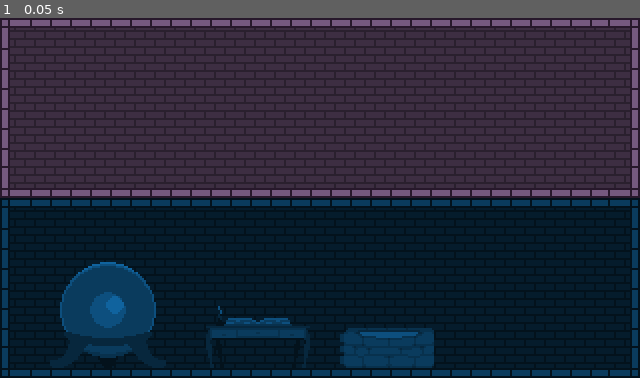
Above: before the commit, frame 1.
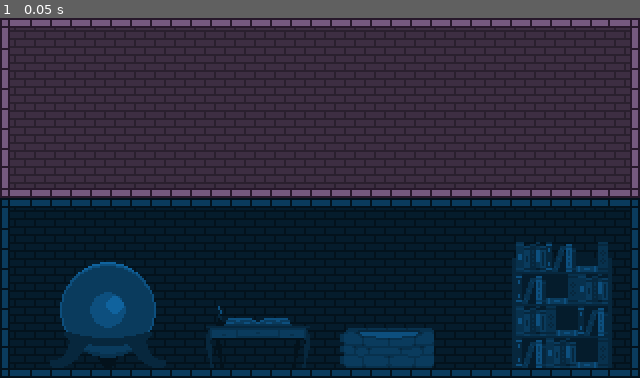
Above: after the commit, the same moment.

Repository: Rowan-Maynor/Incremental-Game
Game: Godot game, scene res://game.tscn
Two runs of this game, one before a commit and one after it. Both use one fixed random seed, a clock stepped at 60 frames per second and the inputs below.
Inputs:
- Up to frame 1 (0.05 s): no input

The runs differ from the first frame. In frame 1, 2.8% of the frame differs, in the area x 80-96%, y 62-98%.

Commit message:
Add bookshelf sprite

Diff:
--- a/incremental-game/game.tscn
+++ b/incremental-game/game.tscn
@@ -7,6 +7,7 @@
 [ext_resource type="Texture2D" uid="uid://b0pgadmedgmii" path="res://assets/floor_2/brick_pattern_purple.png" id="4_fc0e3"]
 [ext_resource type="Texture2D" uid="uid://b7ku2se6f0iwg" path="res://assets/floor_1/mana_well.png" id="4_ryrav"]
 [ext_resource type="Texture2D" uid="uid://w685ulsavk8q" path="res://assets/floor_1/tome.png" id="5_eow3j"]
+[ext_resource type="Texture2D" uid="uid://b20hdxije0gwu" path="res://assets/floor_1/book_shelf.png" id="6_j5wjh"]
 
 [node name="Game" type="Node2D" unique_id=2053109548]
 
@@ -69,6 +70,10 @@
 position = Vector2(129, 160)
 texture = ExtResource("5_eow3j")
 
+[node name="book_shelf" type="Sprite2D" parent="floor_1" unique_id=931830577]
+position = Vector2(281, 130)
+texture = ExtResource("6_j5wjh")
+
 [node name="floor_2" type="Control" parent="." unique_id=1436673272]
 layout_mode = 3
 anchors_preset = 0
Binary file added: incremental-game/assets/floor_1/book_shelf.aseprite
Binary file added: incremental-game/assets/floor_1/book_shelf.png
Not shown, added: incremental-game/assets/floor_1/book_shelf.png.import
